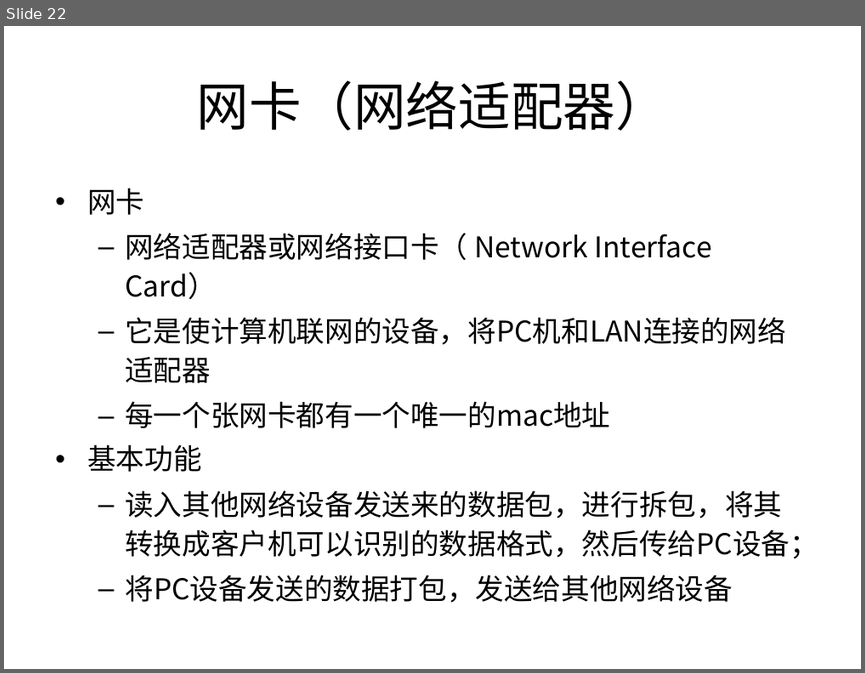
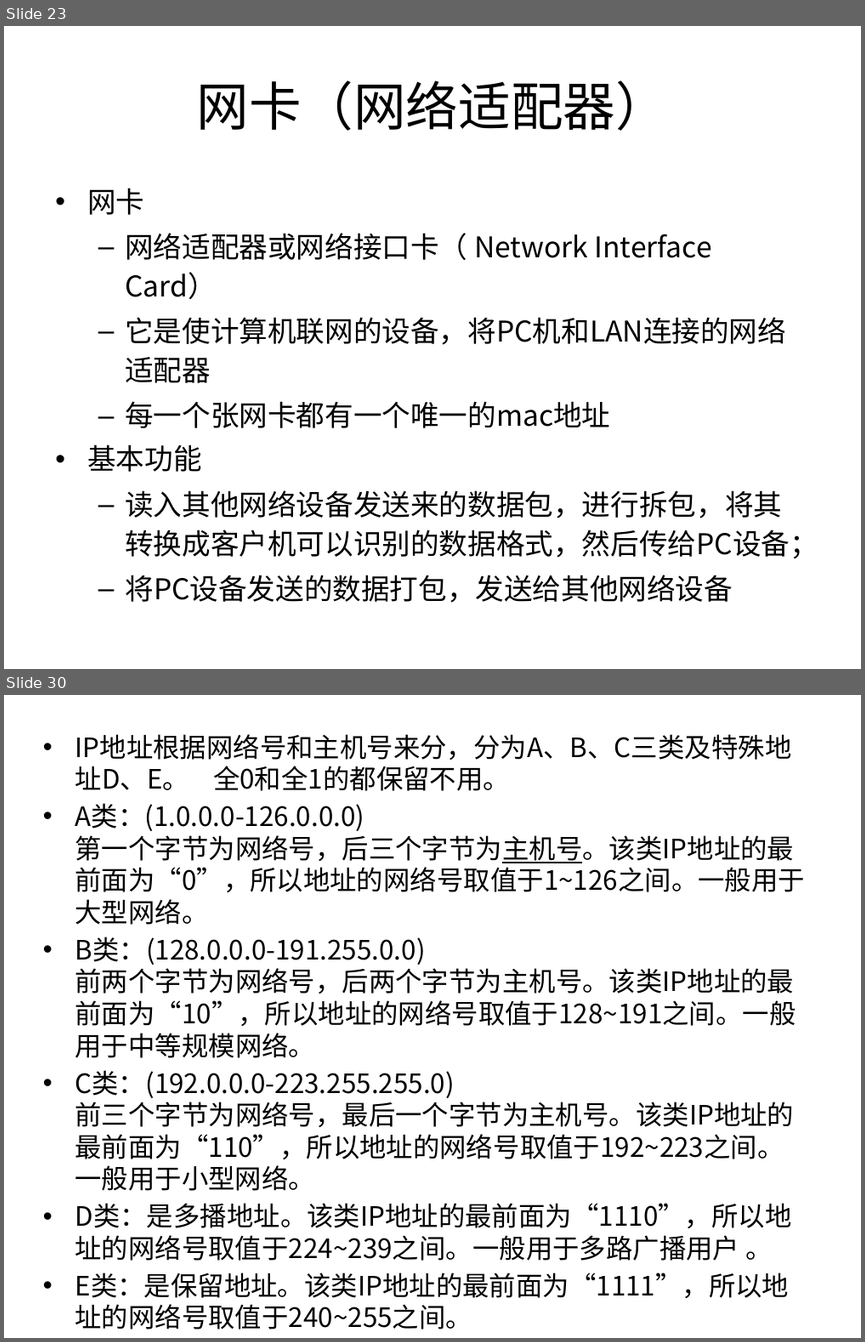
Before and after one commit to sans123wx/class, a slide deck: 第六章 计算机网络.pptx. Shown one above the other, each under a label of ours: slide 22 before the commit, slides 23 and 30 after it; the slides between them are not shown. The pictures are 865x673 and 865x1342 pixels, drawn with LibreOffice and Linux fonts; fonts in the diff are those of the drawing. Boxes give left, top, right and bottom in pixels: in the first picture for what was removed or moved away, otherwise in the second. Text is boxed around its words. In the diff, an @@ line names an element or a change of style, - is before the commit and + after.

```diff
--- a/第六章 计算机网络.pptx
+++ b/第六章 计算机网络.pptx
@@ slide 30 added at [4, 695, 861, 1338], background #FFFFFF @@
@@ text added at [75, 734, 806, 1329], 22.4 pt, text #000000 @@
+• IP地址根据网络号和主机号来分，分为A、B、C三类及特殊地址D、E。 全0和全1的都保留不用。
+• A类：(1.0.0.0-126.0.0.0)
+  第一个字节为网络号，后三个字节为主机号。该类IP地址的最前面为“0”，所以地址的网络号取值于1~126之间。一般用于大型网络。
+• B类：(128.0.0.0-191.255.0.0)
+  前两个字节为网络号，后两个字节为主机号。该类IP地址的最前面为“10”，所以地址的网络号取值于128~191之间。一般用于中等规模网络。
+• C类：(192.0.0.0-223.255.255.0)
+  前三个字节为网络号，最后一个字节为主机号。该类IP地址的最前面为“110”，所以地址的网络号取值于192~223之间。一般用于小型网络。
+• D类：是多播地址。该类IP地址的最前面为“1110”，所以地址的网络号取值于224~239之间。一般用于多路广播用户 。
+• E类：是保留地址。该类IP地址的最前面为“1111”，所以地址的网络号取值于240~255之间。
@@ what was slide 22 is now slide 23 @@
```
Also in this commit, not shown: 15 slides changed, 10 other slides added, 1 other file.
